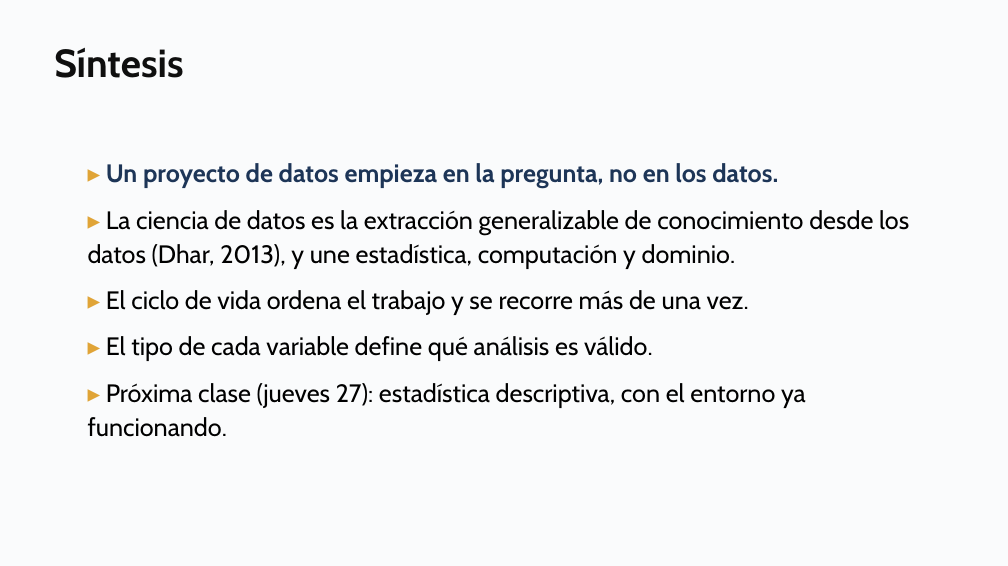
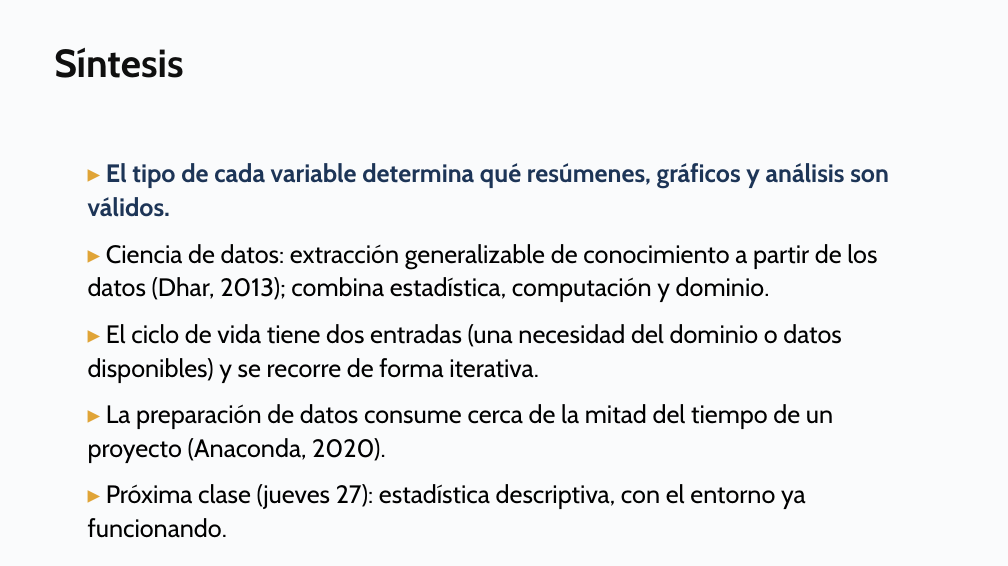
Before and after one commit to daniopitz/diplomado-cdd, a slide deck: slide 28 of presentaciones/clase01_fundamentos_ecosistema.pptx (slide 31 before the commit). Drawn at 1008x566 pixels with LibreOffice and Linux fonts; fonts in the diff are those of the drawing. Boxes give left, top, right and bottom in pixels: in the first picture for what was removed or moved away, otherwise in the second. Text is boxed around its words. In the diff, an @@ line names an element or a change of style, - is before the commit and + after.

```diff
--- a/presentaciones/clase01_fundamentos_ecosistema.pptx
+++ b/presentaciones/clase01_fundamentos_ecosistema.pptx
@@ text at [88,163,889,463]: text changed @@
-▸ Un proyecto de datos empieza en la pregunta, no en los datos.
-▸ La ciencia de datos es la extracción generalizable de conocimiento desde los datos (Dhar, 2013), y une estadística, computación y dominio.
-▸ El ciclo de vida ordena el trabajo y se recorre más de una vez.
-▸ El tipo de cada variable define qué análisis es válido.
+▸ El tipo de cada variable determina qué resúmenes, gráficos y análisis son válidos.
+▸ Ciencia de datos: extracción generalizable de conocimiento a partir de los datos (Dhar, 2013); combina estadística, computación y dominio.
+▸ El ciclo de vida tiene dos entradas (una necesidad del dominio o datos disponibles) y se recorre de forma iterativa.
+▸ La preparación de datos consume cerca de la mitad del tiempo de un proyecto (Anaconda, 2020).
```
Also in this commit, not shown: 8 other slides changed, 3 slides removed, 5 other files.
